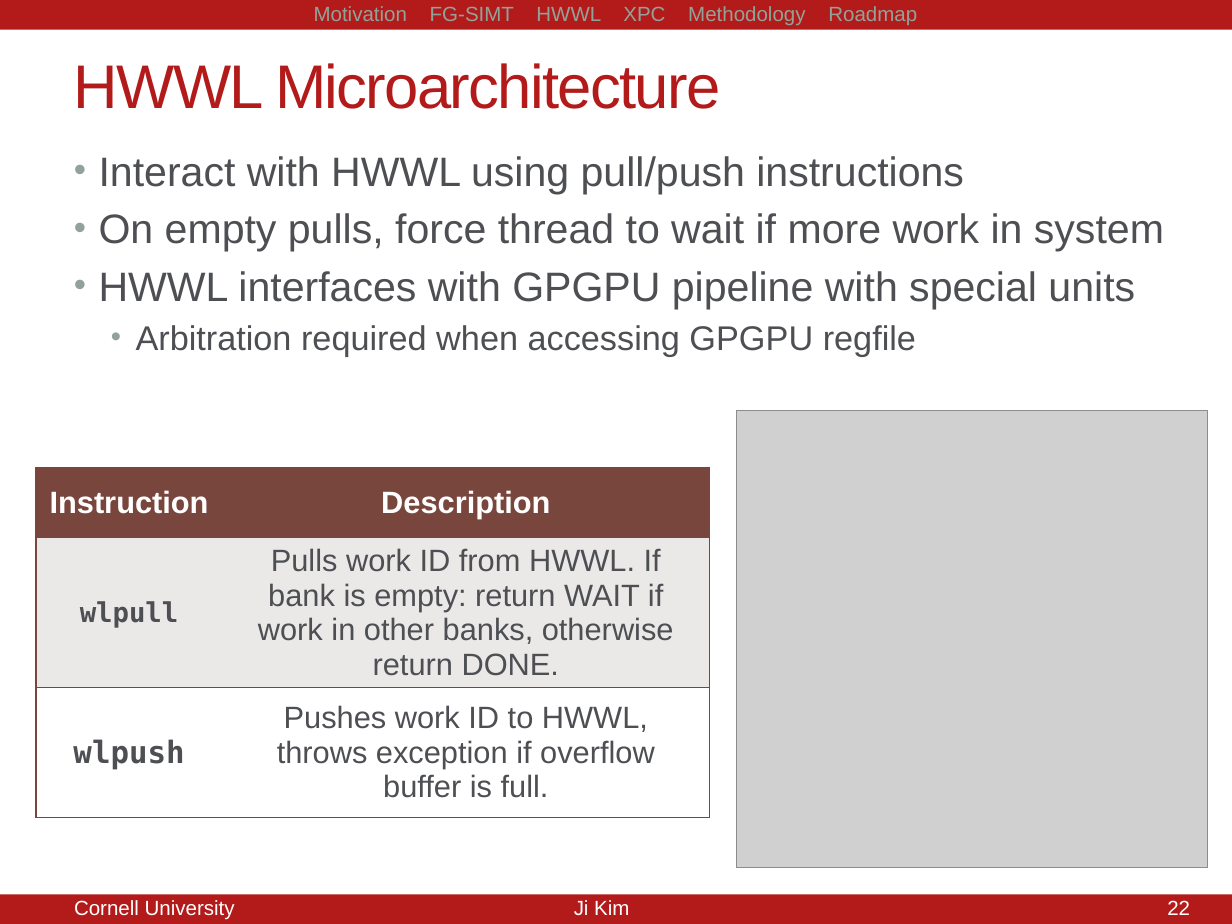
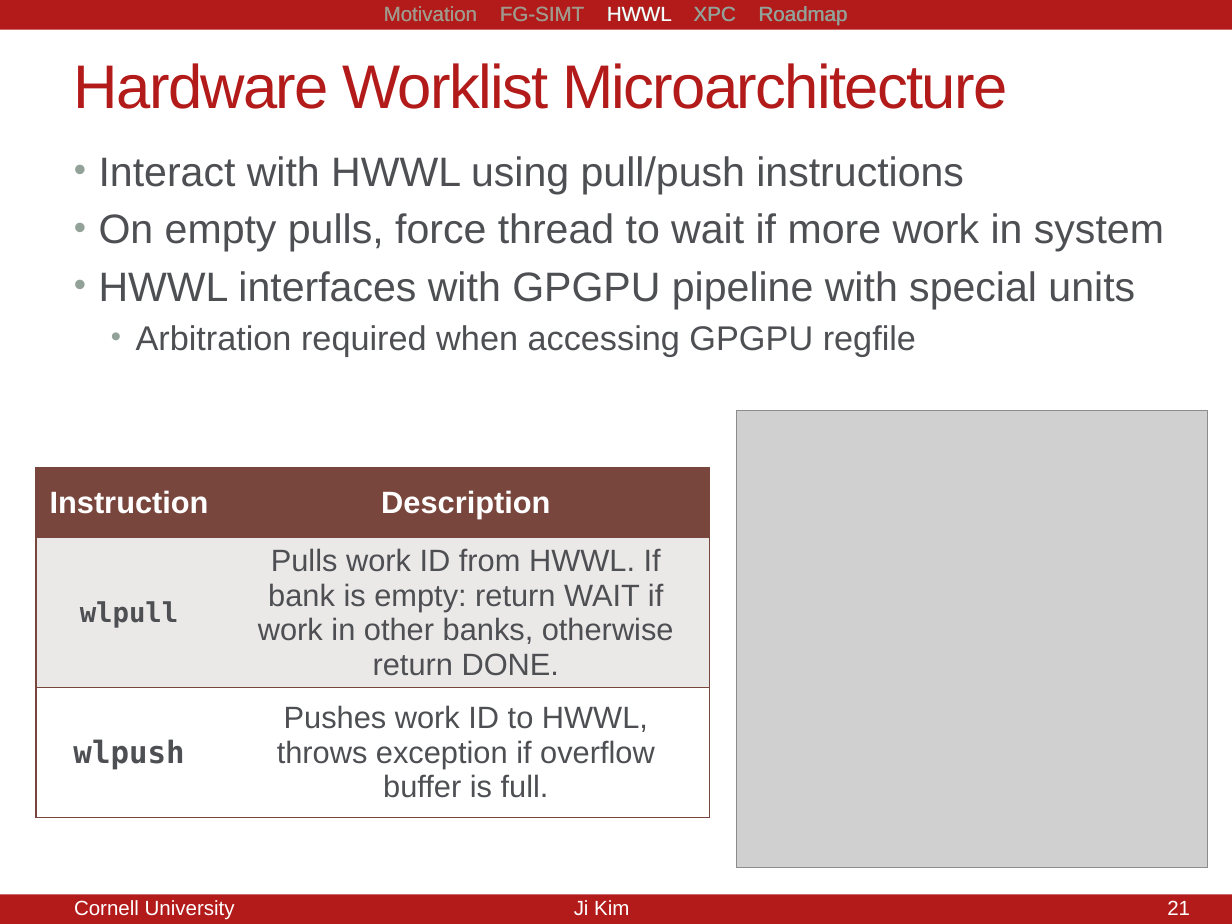
Before and after one commit to jyk46/presentation-csl-aexam, a slide deck: slide 21 of a-exam-10082014.pptx (slide 22 before the commit). Drawn at 1232x924 pixels with LibreOffice and Linux fonts; fonts in the diff are those of the drawing; grey boxes stand for pictures. Boxes give left, top, right and bottom in pixels: in the first picture for what was removed or moved away, otherwise in the second. Text is boxed around its words. In the diff, an @@ line names an element or a change of style, - is before the commit and + after.

```diff
--- a/a-exam-10082014.pptx
+++ b/a-exam-10082014.pptx
@@ text at <box>384,6,847,26</box>: text changed @@
-Motivation FG-SIMT HWWL XPC Methodology Roadmap
+Motivation FG-SIMT HWWL XPC Roadmap
@@ title at <box>74,63,1007,109</box>: text changed @@
-HWWL Microarchitecture
+Hardware Worklist Microarchitecture
@@ page number at <box>1139,900,1190,915</box>: text changed @@
-22/21
+21/21
@@ page number at <box>1167,900,1190,915</box>: text changed @@
-22
+21
```
Also in this commit, not shown: 51 other slides changed, 6 slides added, 2 slides removed, 2 other files.
